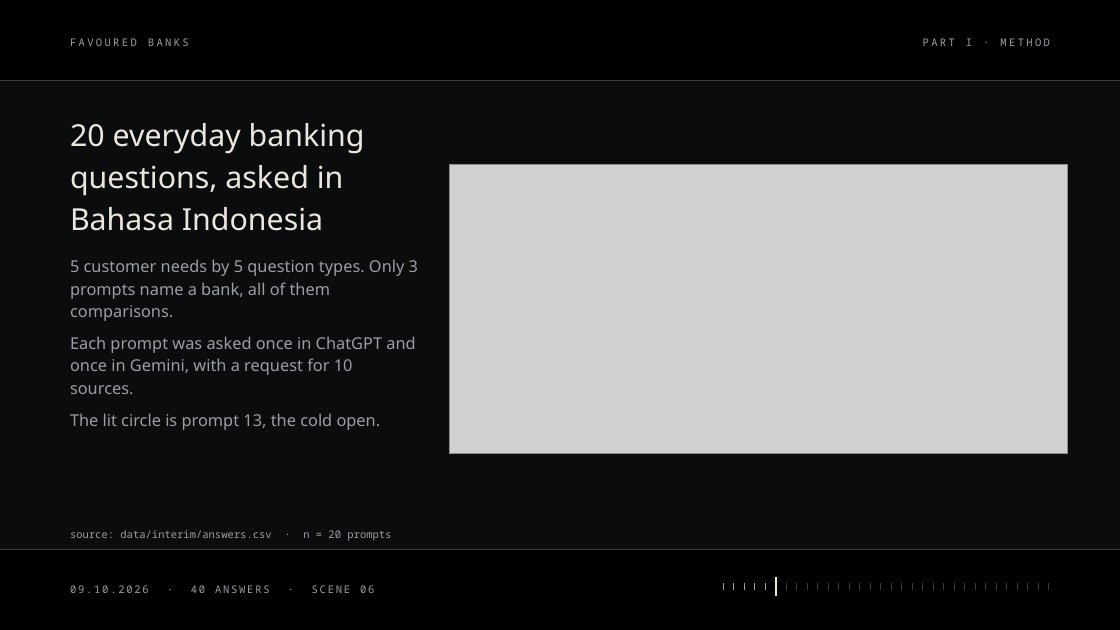
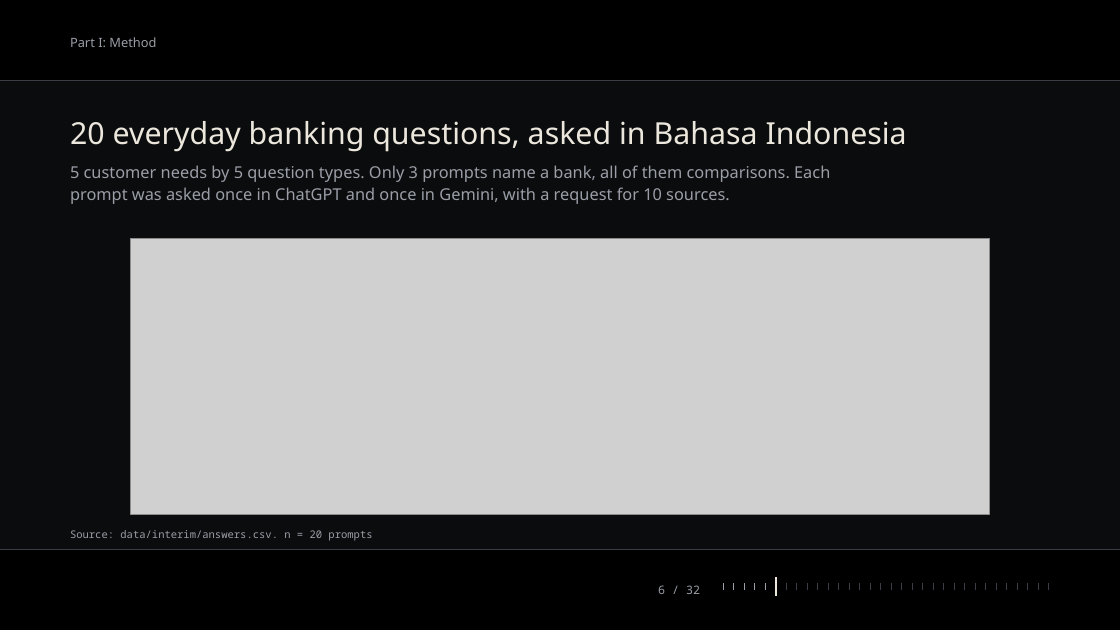
Before and after one commit to rgmwnn/geo-bank-visibility, a slide deck: slide 6 of deck/out/favoured-banks.pptx. Drawn at 1120x630 pixels with LibreOffice and Linux fonts; fonts in the diff are those of the drawing; grey boxes stand for pictures. Boxes give left, top, right and bottom in pixels: in the first picture for what was removed or moved away, otherwise in the second. Text is boxed around its words. In the diff, an @@ line names an element or a change of style, - is before the commit and + after.

```diff
--- a/deck/out/favoured-banks.pptx
+++ b/deck/out/favoured-banks.pptx
@@ text at [70,37,156,47]: text changed; size 9 to 11 pt; font Noto Sans Mono to Noto Sans @@
-PART I · METHOD
+Part I: Method
@@ text removed at [70,38,189,46] @@
-FAVOURED BANKS
@@ text "20 everyday banking questions, asked ..." rewrapped from [70,123,365,231] to [70,121,907,152] @@
@@ text at [70,165,830,204]: text changed @@
-5 customer needs by 5 question types. Only 3 prompts name a bank, all of them comparisons.
+5 customer needs by 5 question types. Only 3 prompts name a bank, all of them comparisons. Each prompt was asked once in ChatGPT and once in Gemini, with a request for 10 sources.
@@ picture removed at [450,165,1068,454] @@
@@ picture added at [130,239,990,515] @@
@@ text removed at [70,336,415,394] @@
-Each prompt was asked once in ChatGPT and once in Gemini, with a request for 10 sources.
@@ text removed at [70,413,381,430] @@
-The lit circle is prompt 13, the cold open.
@@ text at [70,530,372,541]: text changed @@
-source: data/interim/answers.csv · n = 20 prompts
+Source: data/interim/answers.csv. n = 20 prompts
@@ text removed at [70,585,270,593] @@
-09.10.2026 · 40 ANSWERS · SCENE 06
@@ text added at [658,585,700,594], 10 pt, text #9A9EA6 @@
+6 / 32
```
Also in this commit, not shown: 31 other slides changed, 7 other files.
